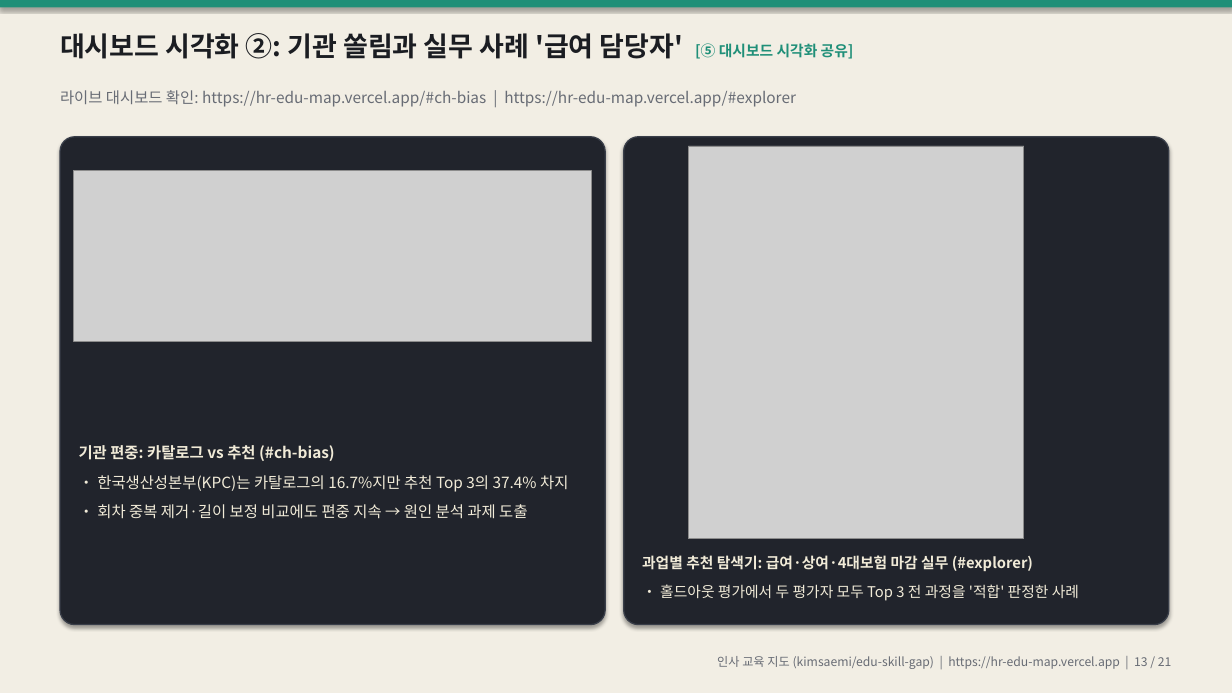
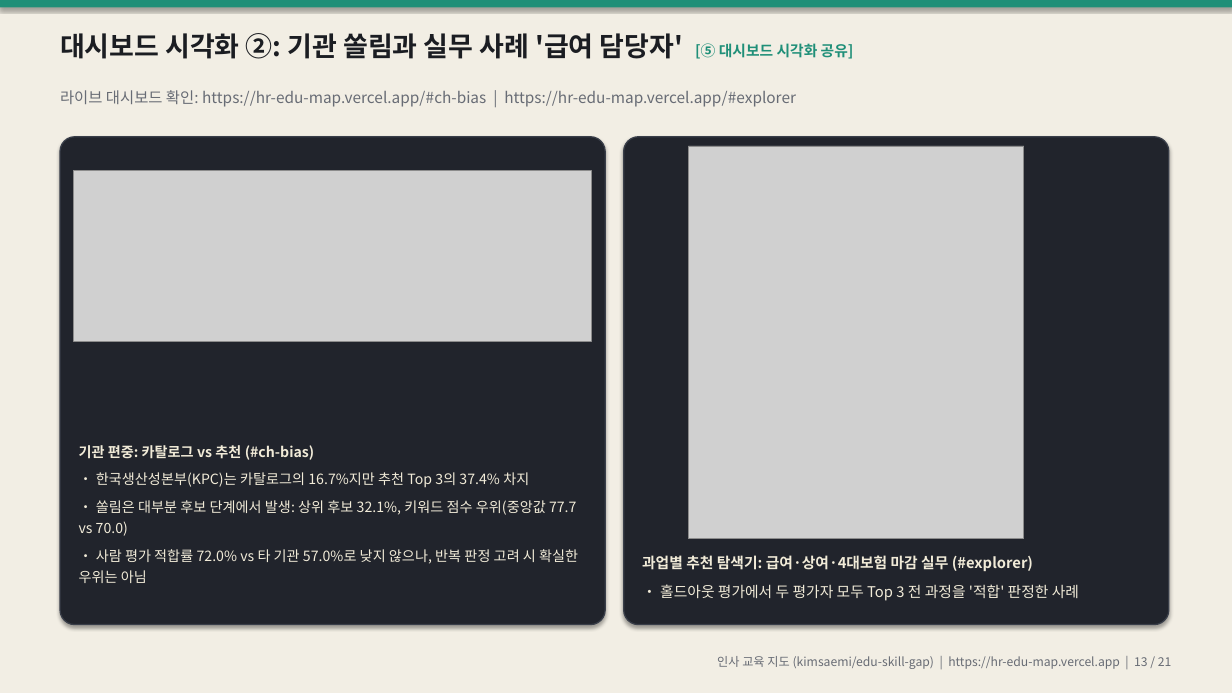
Before and after one commit to kimsaemi/edu-skill-gap, a slide deck: slide 13 of presentation/HR_교육지도_발표.pptx. Drawn at 1232x693 pixels with LibreOffice and Linux fonts; fonts in the diff are those of the drawing; grey boxes stand for pictures. Boxes give left, top, right and bottom in pixels: in the first picture for what was removed or moved away, otherwise in the second. Text is boxed around its words. In the diff, an @@ line names an element or a change of style, - is before the commit and + after.

Commit message:
fix: KPC 분석 — 반복 판정 고려한 신뢰구간, 결론 표현 완화, 난이도 보너스·파이프라인 설명 바로잡기 (#28)

```diff
--- a/presentation/HR_교육지도_발표.pptx
+++ b/presentation/HR_교육지도_발표.pptx
@@ text at [79, 445, 529, 487]: size 12 to 11 pt in "기관 편중: 카탈로그 vs 추천 (#ch-bias)", "• 한국생산성본부(KPC)는 카탈로그의 16.7%지만 추천 Top 3의 ..." @@
@@ text at [79, 500, 578, 583]: text changed; size 12 to 11 pt @@
-• 회차 중복 제거·길이 보정 비교에도 편중 지속 → 원인 분석 과제 도출
+• 쏠림은 대부분 후보 단계에서 발생: 상위 후보 32.1%, 키워드 점수 우위(중앙값 77.7 vs 70.0)
+• 사람 평가 적합률 72.0% vs 타 기관 57.0%로 낮지 않으나, 반복 판정 고려 시 확실한 우위는 아님
```
Also in this commit, not shown: 6 other slides changed, 7 other files.
